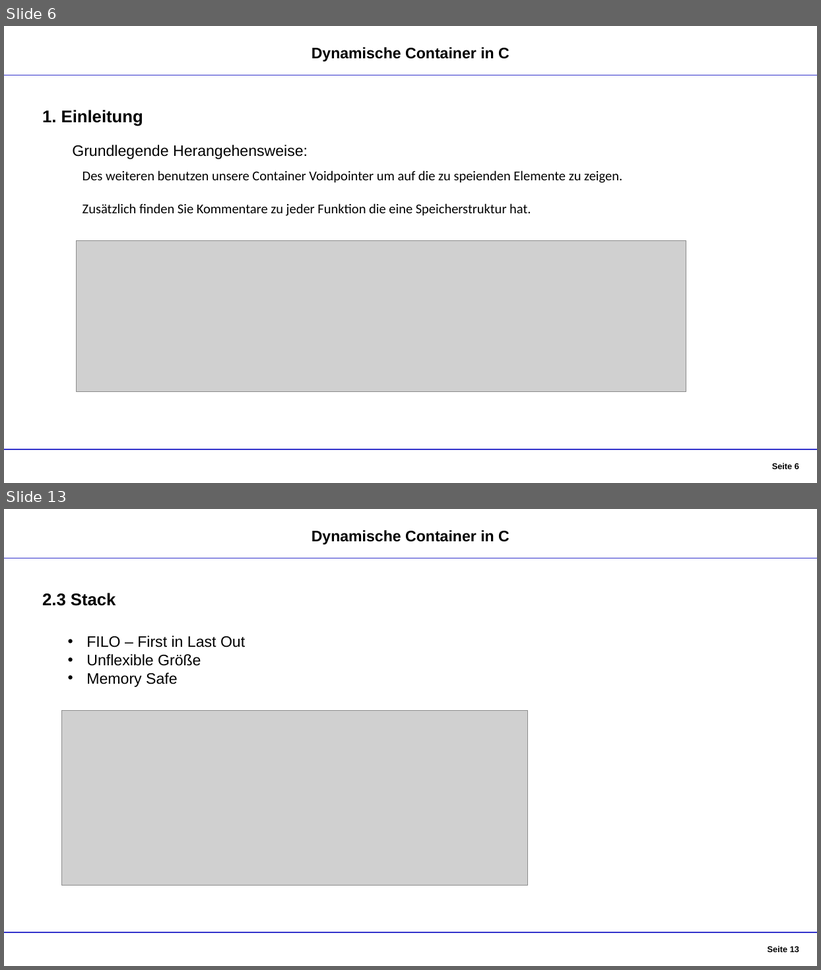
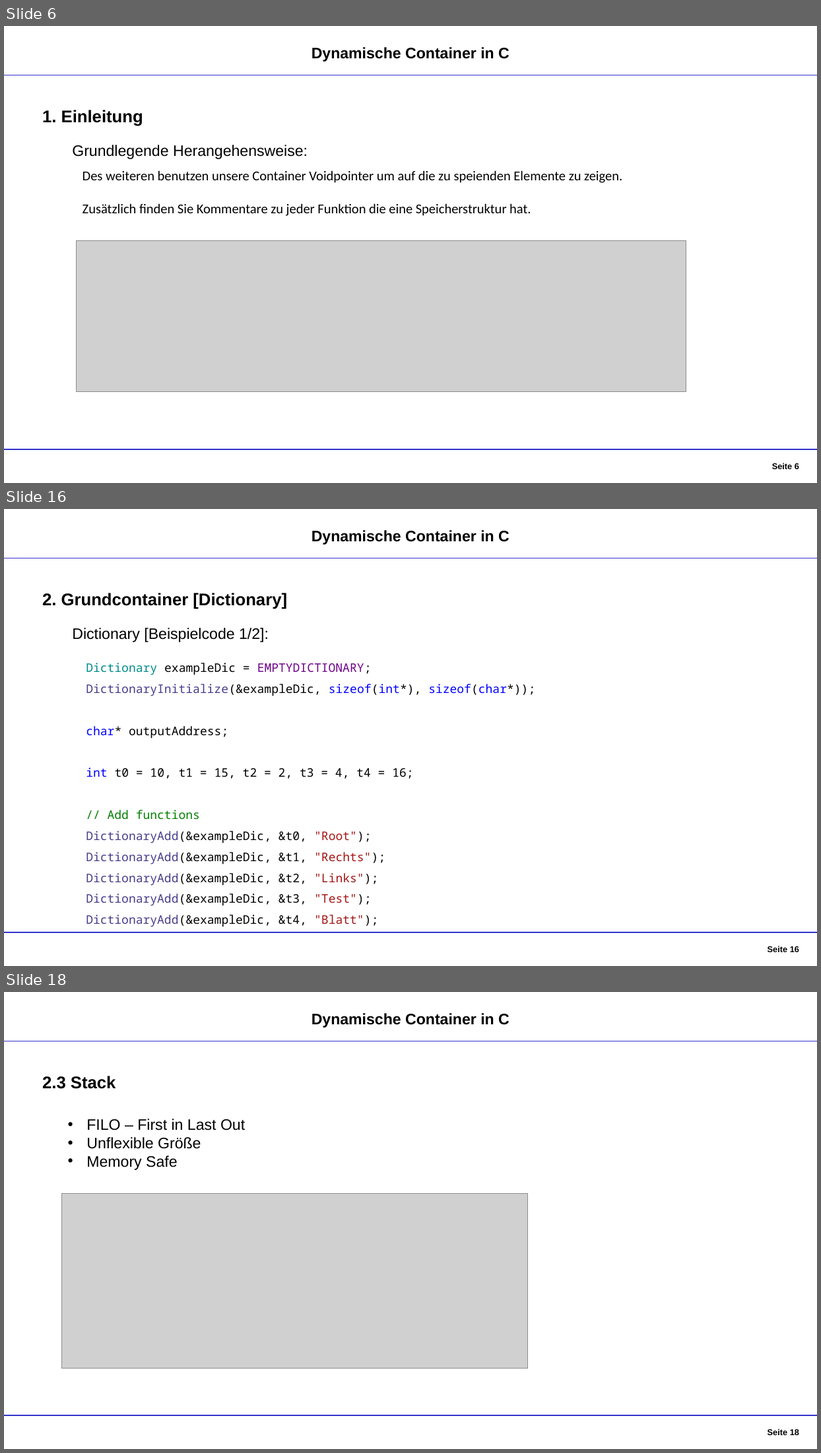
Before and after one commit to DennisGoss99/InPr_DynamicCollections, a slide deck: Dokumentation/Container - Präsentation.pptx. Shown one above the other, each under a label of ours: slides 6 and 13 before the commit, slides 6, 16 and 18 after it; the slides between them are not shown. The pictures are 821x970 and 821x1453 pixels, drawn with LibreOffice and Linux fonts; fonts in the diff are those of the drawing; grey boxes stand for pictures. Boxes give left, top, right and bottom in pixels: in the first picture for what was removed or moved away, otherwise in the second. Text is boxed around its words. In the diff, an @@ line names an element or a change of style, - is before the commit and + after.

```diff
--- a/Dokumentation/Container - Präsentation.pptx
+++ b/Dokumentation/Container - Präsentation.pptx
@@ slide 16 added at bbox=[4, 509, 817, 966], background #FFFFFF @@
@@ text added at bbox=[312, 530, 510, 545], 18 pt, text #000000, bold @@
+Dynamische Container in C
@@ line added from (4, 559) to (817, 559), #3333CC 1.25 pt @@
@@ text added at bbox=[42, 593, 287, 609], 20 pt, text #000000, bold @@
+2. Grundcontainer [Dictionary]
@@ text added at bbox=[72, 628, 269, 642], 18 pt, text #000000 @@
+Dictionary [Beispielcode 1/2]:
@@ text added at bbox=[86, 663, 535, 927], 14 pt, text #000000 @@
+Dictionary exampleDic = EMPTYDICTIONARY;
+DictionaryInitialize(&exampleDic, sizeof(int*), sizeof(char*));
+char* outputAddress;
+int t0 = 10, t1 = 15, t2 = 2, t3 = 4, t4 = 16;
+// Add functions
+DictionaryAdd(&exampleDic, &t0, "Root");
+DictionaryAdd(&exampleDic, &t1, "Rechts");
+DictionaryAdd(&exampleDic, &t2, "Links");
+DictionaryAdd(&exampleDic, &t3, "Test");
+DictionaryAdd(&exampleDic, &t4, "Blatt");
@@ line added from (4, 933) to (817, 933), #3333CC 1.25 pt @@
@@ page number added at bbox=[768, 946, 799, 953], 10 pt, text #000000, bold @@
+Seite 16
@@ what was slide 13 is now slide 18 @@
```
Also in this commit, not shown: 8 slides changed, 8 other slides added, 2 other files.
